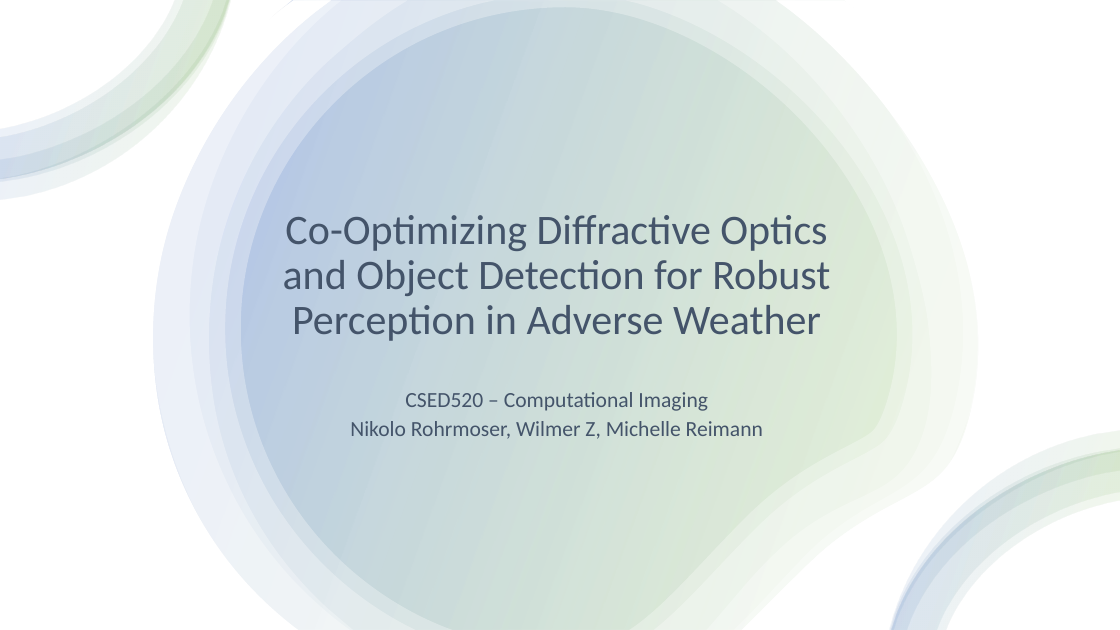
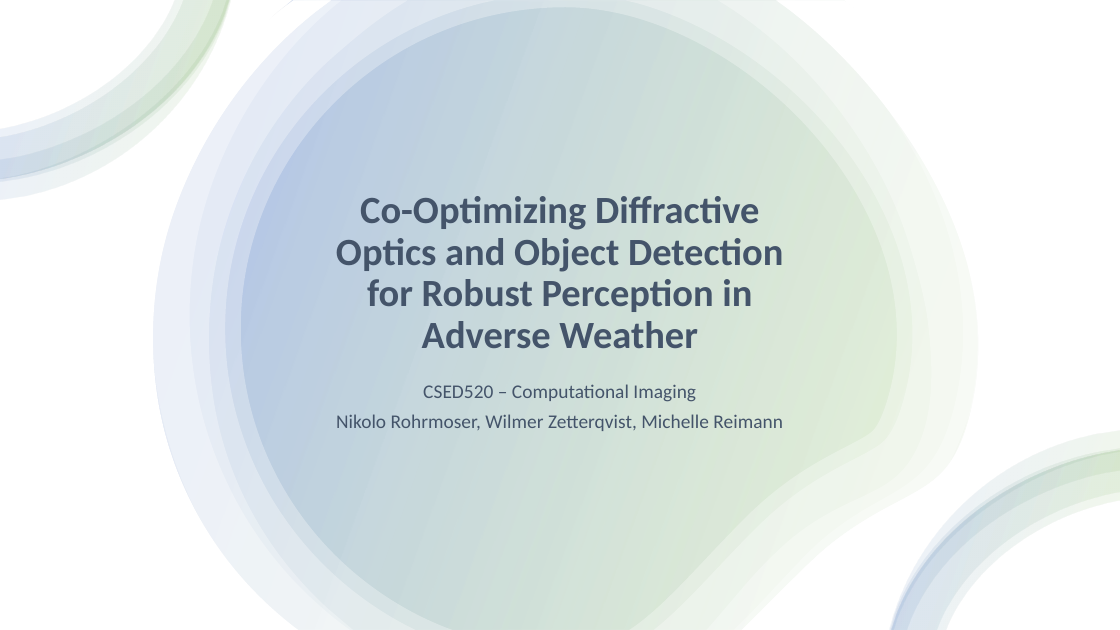
Before and after one commit to NikoRohr/DOE-YOLOv11, a slide deck: slide 2 of presentation.pptx (slide 1 before the commit). Drawn at 1120x630 pixels with LibreOffice and Linux fonts; fonts in the diff are those of the drawing. Boxes give left, top, right and bottom in pixels: in the first picture for what was removed or moved away, otherwise in the second. Text is boxed around its words. In the diff, an @@ line names an element or a change of style, - is before the commit and + after.

```diff
--- a/presentation.pptx
+++ b/presentation.pptx
@@ title "Co-Optimizing Diffractive Optics and Object ...": place and size @@
-title "Co-Optimizing Diffractive Optics and Object ..." at <box>283,215,830,341</box>
+title "Co-Optimizing Diffractive Optics and Object ..." at <box>336,196,783,348</box>
@@ title "Co-Optimizing Diffractive Optics and Object ..." at <box>336,196,783,348</box>: size 36 to 33 pt, bold on @@
@@ subtitle "CSED520 – Computational Imaging": place and size @@
-subtitle "CSED520 – Computational Imaging" at <box>350,392,763,439</box>
+subtitle "CSED520 – Computational Imaging" at <box>336,384,783,431</box>
@@ subtitle at <box>423,384,696,402</box>: size 18.5 to 16.6 pt in "CSED520 – Computational Imaging"; line spacing 0.7 to 0.8 @@
@@ subtitle at <box>336,414,783,431</box>: text changed; size 18.5 to 16.6 pt @@
-Nikolo Rohrmoser, Wilmer Z, Michelle Reimann
+Nikolo Rohrmoser, Wilmer Zetterqvist, Michelle Reimann
```
Also in this commit, not shown: 5 other slides changed, 4 slides added, 1 slide removed, 1 other file.
